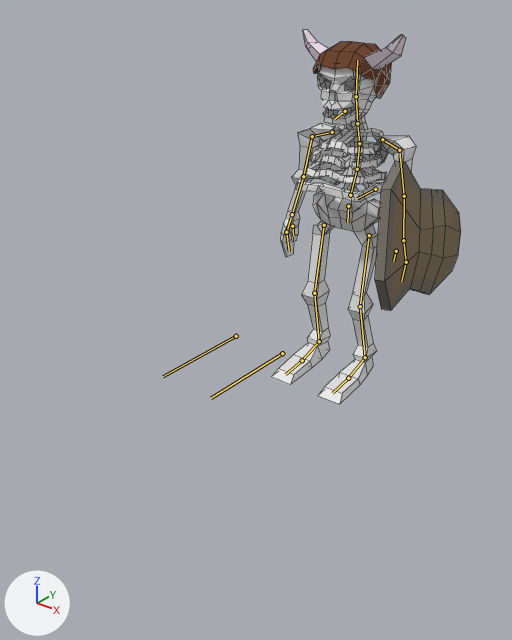
The Blender file SurviveWalk/Assets/Models/Characters/Enemys/Skeleton.blend, before and after one commit.
Rendered twice from a 50 mm lens placed at (2.19, -3.54, 2.39), pointed at (0.02, -0.83, 0.71). Lighting does not change. The marker at lower left points along +X, +Y and +Z. The bones that bend it are drawn over the model as lines. Mesh edges are drawn as thin lines.

The first picture shows 'Body', 'Helmet', 'Shield'.
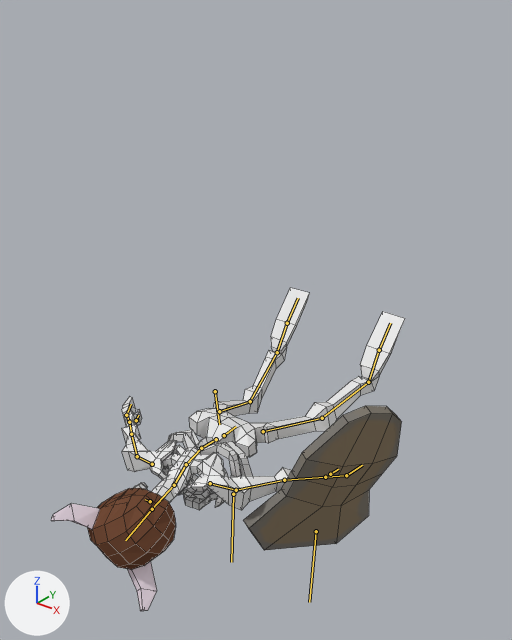
The newer file adds an action. The first version stands in its rest pose; the second is drawn at frame 40 of the action 'Dead'.

Location of each change, [x1, y1, x2, y2] in pixels of the pictures (512 x 640 px):
```json
{"object": "Body", "change": "posed", "before": [271, 65, 416, 404], "after": [122, 288, 405, 510]}
{"object": "Shield", "change": "posed", "before": [375, 161, 461, 311], "after": [243, 406, 401, 550], "on screen": "83% wider"}
{"object": "Helmet", "change": "posed", "before": [303, 29, 406, 98], "after": [51, 488, 176, 611], "on screen": "21% wider, 77% taller"}
{"bone": "CoM", "before": "(375, 189) to (357, 198)", "after": "(215, 391) to (219, 424)"}
{"bone": "Spine3", "before": "(350, 195) to (357, 169)", "after": "(216, 439) to (201, 448)"}
{"bone": "Neck", "before": "(357, 123) to (356, 96)", "after": "(174, 485) to (152, 509)"}
{"bone": "LeftUpperArm", "before": "(399, 150) to (404, 196)", "after": "(236, 490) to (284, 480)"}
{"bone": "RightUpperArm", "before": "(312, 136) to (303, 176)", "after": "(137, 456) to (131, 434)"}
{"bone": "LeftPoleTarget", "before": "(282, 353) to (211, 398)", "after": "(316, 531) to (309, 602)"}
{"bone": "RightPoleTarget", "before": "(236, 336) to (163, 376)", "after": "(233, 494) to (231, 562)"}
```

Scene script edits in JSON lines:
```json
{"block": "bone_com", "where": "bone_com = bpy.data.objects['Armature'].pose.bones['CoM']"}
{"op": "set", "path": "bone_com.location", "old": "(0.0, 0.0, 0.0)", "new": "(0.0, 5.76, 2.47)"}
{"op": "set", "path": "bone_com.rotation_quaternion", "old": "(1.0, 0.0, 0.0, 0.0)", "new": "(0.676, 0.737, 0.0, 0.0)", "note": "degrees (0, 0, 0) -> degrees (95, 0, 0)"}
{"block": "bone_spine3", "where": "bone_spine3 = bpy.data.objects['Armature'].pose.bones['Spine3']  # child of 'CoM'"}
{"op": "set", "path": "bone_spine3.rotation_quaternion", "old": "(1.0, 0.0, 0.0, 0.0)", "new": "(0.995, 0.0, 0.026, -0.097)", "note": "degrees (0, 0, 0) -> degrees (0, 3, -11)"}
{"block": "bone_neck", "where": "bone_neck = bpy.data.objects['Armature'].pose.bones['Neck']  # child of 'Spine1'"}
{"op": "set", "path": "bone_neck.rotation_quaternion", "old": "(1.0, 0.0, 0.0, 0.0)", "new": "(0.903, 0.105, -0.406, 0.092)", "note": "degrees (0, 0, 0) -> degrees (10, -49, 7)"}
{"block": "bone_leftupperarm", "where": "bone_leftupperarm = bpy.data.objects['Armature'].pose.bones['LeftUpperArm']  # child of 'LeftShoulder'"}
{"op": "set", "path": "bone_leftupperarm.rotation_quaternion", "old": "(1.0, 0.0, 0.0, 0.0)", "new": "(0.964, 0.055, 0.069, 0.249)", "note": "degrees (0, 0, 0) -> degrees (8, 6, 29)"}
{"block": "bone_rightupperarm", "where": "bone_rightupperarm = bpy.data.objects['Armature'].pose.bones['RightUpperArm']  # child of 'RightShoulder'"}
{"op": "set", "path": "bone_rightupperarm.rotation_quaternion", "old": "(1.0, 0.0, 0.0, 0.0)", "new": "(0.956, 0.085, -0.062, -0.273)", "note": "degrees (0, 0, 0) -> degrees (11, -4, -32)"}
{"block": "bone_leftlegik", "where": "bone_leftlegik = bpy.data.objects['Armature'].pose.bones['LeftLegIK']"}
{"op": "set", "path": "bone_leftlegik.location", "old": "(0.0, 0.0, 0.0)", "new": "(-0.58, -0.84, 0.02)"}
{"op": "set", "path": "bone_leftlegik.rotation_quaternion", "old": "(1.0, 0.0, 0.0, 0.0)", "new": "(0.362, -0.932, 0.0, 0.0)", "note": "degrees (0, 0, 0) -> degrees (-138, 0, 0)"}
{"block": "bone_leftpoletarget", "where": "bone_leftpoletarget = bpy.data.objects['Armature'].pose.bones['LeftPoleTarget']"}
{"op": "set", "path": "bone_leftpoletarget.location", "old": "(0.0, 0.0, 0.0)", "new": "(0.58, -0.63, 4.66)"}
{"op": "set", "path": "bone_leftpoletarget.rotation_quaternion", "old": "(1.0, 0.0, 0.0, 0.0)", "new": "(0.729, 0.684, 0.0, 0.0)", "note": "degrees (0, 0, 0) -> degrees (86, 0, 0)"}
{"block": "bone_rightlegik", "where": "bone_rightlegik = bpy.data.objects['Armature'].pose.bones['RightLegIK']"}
{"op": "set", "path": "bone_rightlegik.location", "old": "(0.0, 0.0, 0.0)", "new": "(0.53, -1.02, 0.02)"}
{"op": "set", "path": "bone_rightlegik.rotation_quaternion", "old": "(1.0, 0.0, 0.0, 0.0)", "new": "(0.362, -0.932, 0.0, 0.0)", "note": "degrees (0, 0, 0) -> degrees (-138, 0, 0)"}
{"block": "bone_rightpoletarget", "where": "bone_rightpoletarget = bpy.data.objects['Armature'].pose.bones['RightPoleTarget']"}
{"op": "set", "path": "bone_rightpoletarget.location", "old": "(0.0, 0.0, 0.0)", "new": "(-0.53, -0.44, 4.66)"}
{"op": "set", "path": "bone_rightpoletarget.rotation_quaternion", "old": "(1.0, 0.0, 0.0, 0.0)", "new": "(0.729, 0.684, 0.0, 0.0)", "note": "degrees (0, 0, 0) -> degrees (86, 0, 0)"}
```
